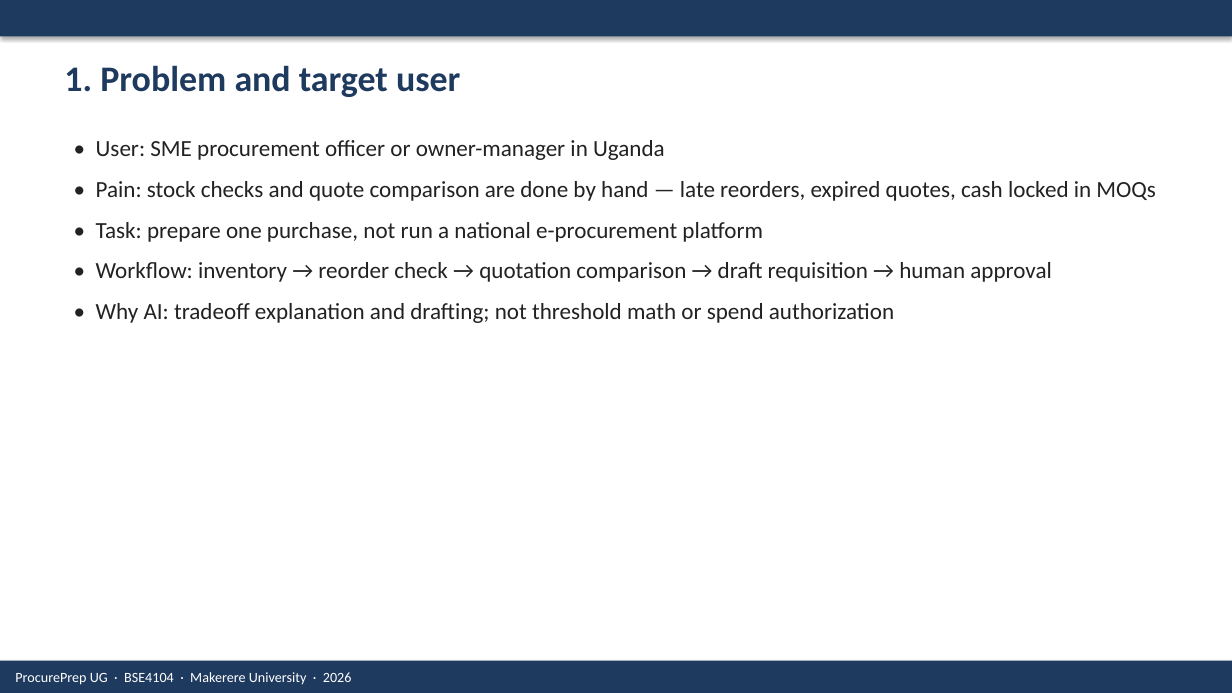
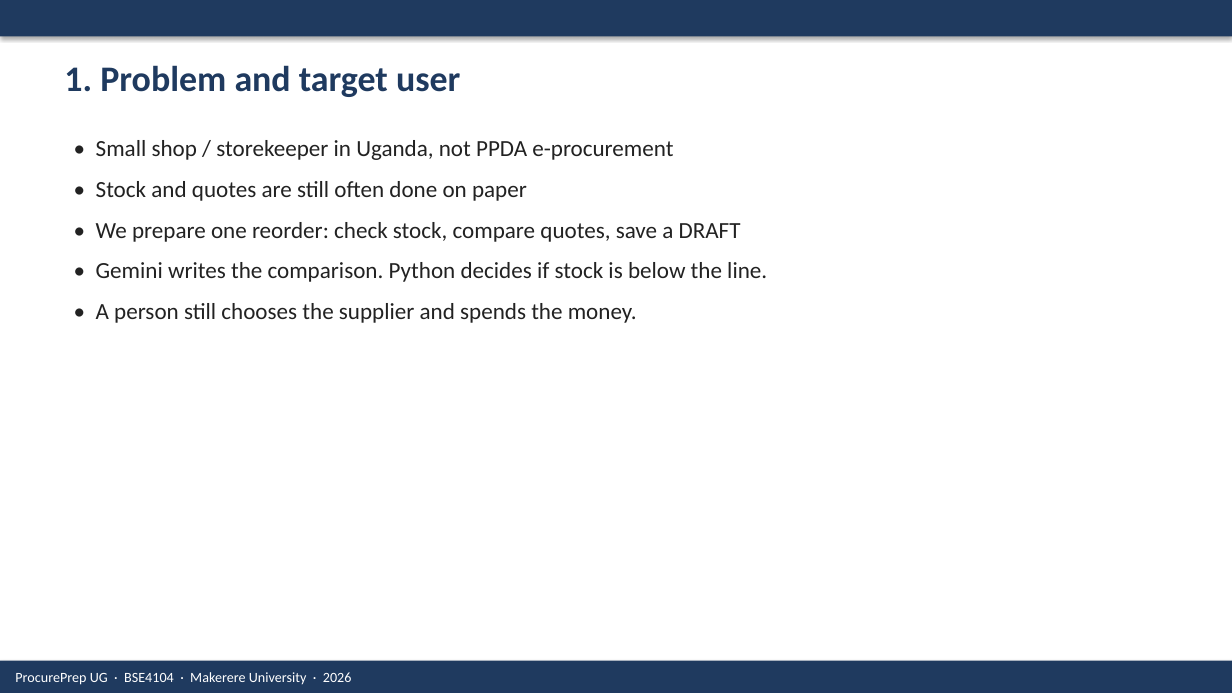
Before and after one commit to AINEMBABAZI-KIIZA-DAVIS/BSE4104_Capstone, a slide deck: slide 2 of docs/ProcurePrep UG Final Presentation.pptx. Drawn at 1232x693 pixels with LibreOffice and Linux fonts; fonts in the diff are those of the drawing. Boxes give left, top, right and bottom in pixels: in the first picture for what was removed or moved away, otherwise in the second. Text is boxed around its words. In the diff, an @@ line names an element or a change of style, - is before the commit and + after.

Commit message:
feat: connect live procurement backend and evaluation flow

```diff
--- a/docs/ProcurePrep UG Final Presentation.pptx
+++ b/docs/ProcurePrep UG Final Presentation.pptx
@@ text at [96,140,767,323]: text changed @@
-• User: SME procurement officer or owner-manager in Uganda
-• Pain: stock checks and quote comparison are done by hand — late reorders, expired quotes, cash locked in MOQs
-• Task: prepare one purchase, not run a national e-procurement platform
-• Workflow: inventory → reorder check → quotation comparison → draft requisition → human approval
-• Why AI: tradeoff explanation and drafting; not threshold math or spend authorization
+• Small shop / storekeeper in Uganda, not PPDA e-procurement
+• Stock and quotes are still often done on paper
+• We prepare one reorder: check stock, compare quotes, save a DRAFT
+• Gemini writes the comparison. Python decides if stock is below the line.
+• A person still chooses the supplier and spends the money.
```
Also in this commit, not shown: 8 other slides changed, 1 slide added, 1 slide removed, 29 other files.
